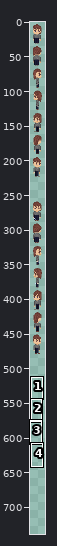
Two states of a pixel-art file, dev/player.aseprite. The first picture is a wide view before the edit; the outline marks the close-up.
Close-up. Old version:
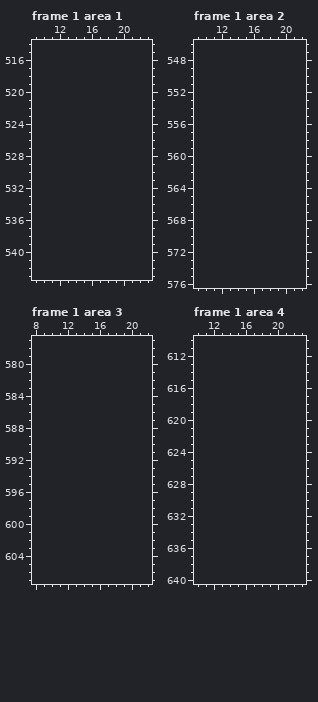
32x512 pixels, 8 frames. Colours within 5 levels of each other are drawn and written as one. Shown: frame 1 area 1: x 9..23, y 514..543; frame 1 area 2: x 9..22, y 546..576; frame 1 area 3: x 8..22, y 577..607; frame 1 area 4: x 10..23, y 610..640. The old version is drawn lined up with the new one, on the new canvas. The wide view leaves out empty margins. The commit also changed other frames or places, which this record leaves out.
Palette (. is transparent): 
Once edited:
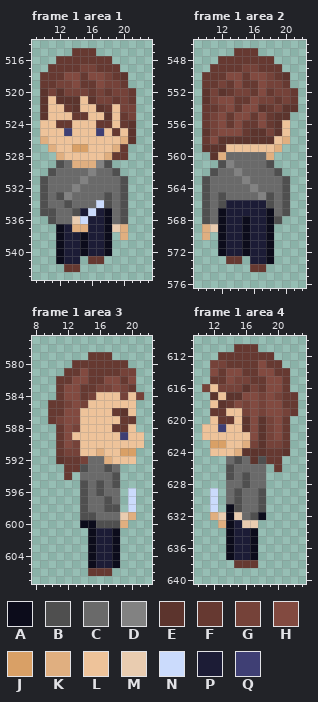
Colours new in this view: A #0c0c1b  B #4f4f4f  C #6a6a6a  D #828282  E #5c342d  F #663931  G #754239  H #824a40  J #d9a066  K #e0af80  L #eec39a  M #e9ccb0  N #cbdbfc  P #1c1c36  Q #3f3f74
Commit message: attack animation
Diff:
canvas 32x512 -> 32x1024
Changed rows in their new state; - is an unchanged pixel.
Frame 1 area 1:
first column x 10:
515 ----FFF-----
516 --FFFFFFF---
517 -FFFFGGFFF--
518 FFFHHFHHGFE-
519 FFGGHFFHGGF-
520 EGEGGGFGFGGF
521 ELEEELEGGFGF
522 ELLFELLEFLGG
523 ELLLFFLLELFG
524 LLFFLLLFFLFE
525 LLLQLLLQLFLE
526 KLLLLLLLLLKE
527 -KLLJJLLLKF-
528 --KLLLLLKFF-
529 --BCKKKDB---
530 -BCCCCDCCB--
531 BCCCCDCCCCB-
532 BCCCDCCCCCB-
533 BCBDCCCCBCB-
534 BCCBCCCNBCB-
535 BBCCBPNPACB-
536 -BCCMNPPACB-
537 --APKKPPAMK-
538 --APPAPPA-K-
539 --APPAPPA---
540 --APPAPPA---
541 --APP-FF----
542 ---FF-------
Frame 1 area 2:
first column x 10:
547 ----FFF-----
548 --FFFFFFF---
549 -FFFFGGFFF--
550 FFFHHFHHGFE-
551 FFGFHFFHGGF-
552 EGEFGGFHFGGF
553 EGHHFFHGGFGF
554 FFGHFHHEFGEE
555 FGHFHHFHFEE-
556 FGHFHFFHFEL-
557 EGHHHFEEGEL-
558 FHEEEEEEELK-
559 EEELLLLLLK--
560 -EKCCCCCK---
561 --BDCCCCB---
562 -BCCDCCCCB--
563 BCCCCDCCCCB-
564 BCCCCCDCCCB-
565 BCBCCCCDBCB-
566 BCBPPPPPBCB-
567 BCAPPPPPACB-
568 BCAPPAPPAB--
569 KMAPPAPPA---
570 K-APPAPPA---
571 --APPAPPA---
572 --APPAPPA---
573 ---FF-PPA---
574 ------FF----
Frame 1 area 3:
first column x 10:
579 -----FFF----
580 ---FFFFFFF--
581 --FFHFFFFGG-
582 -FFHHFFHHFH-
583 -FHHFFGGHGF-
584 -FHHFGLLLGLG
585 FFGHGLLLLLL-
586 FFHHLLLLFEL-
587 FGHHLLLLLFF-
588 -FHGLLLLFFL-
589 -FHLLLLLLQLL
590 -FHGLLLLLLLL
591 -FGGLLKLLJJ-
592 -EFFGCCKLLL-
593 --FFBCCBC---
594 --F-CCCCB---
595 ----BCBCB---
596 ----BCBCC-N-
597 ----BCCBC-N-
598 ----BCCBB-N-
599 ----BBCCCMK-
600 ----AABBBK--
601 -----APPA---
602 -----APPA---
603 -----APPA---
604 -----APPA---
605 -----APPA---
606 -----FFF----
Frame 1 area 4:
first column x 11:
611 ----FFF-----
612 --FFFFFFF---
613 -GGFFFFHFF--
614 -HFHHFFHHFF-
615 -FFHGGFFHHF-
616 GLGGGEGFHHF-
617 -ELEEHHGHGFF
618 -LEFHGHGHHFF
619 -FFLLGHGHHGF
620 -LFFLEHEGHF-
621 LLQLLEHEGHF-
622 LLLLLLHEGHF-
623 -JJLLKGEGGF-
624 -LLLKEEEFFE-
625 ---CBCEBFF--
626 ---BCCCC-F--
627 ---BCBCC----
628 ---CCBCC----
629 -N-CBCCB----
630 -N-CBCCB----
631 -N-ABCCB----
632 -KMAMCBA----
633 --KAPMM-----
634 ---APPA-----
635 ---APPA-----
636 ---APPA-----
637 ---APPA-----
638 ----FFF-----
Where, in picture pixels (left, top, right, bottom), the same in both close-ups:
added: (40, 48, 136, 272)
added: (202, 48, 298, 272)
added: (48, 352, 144, 576)
added: (202, 344, 298, 568)
